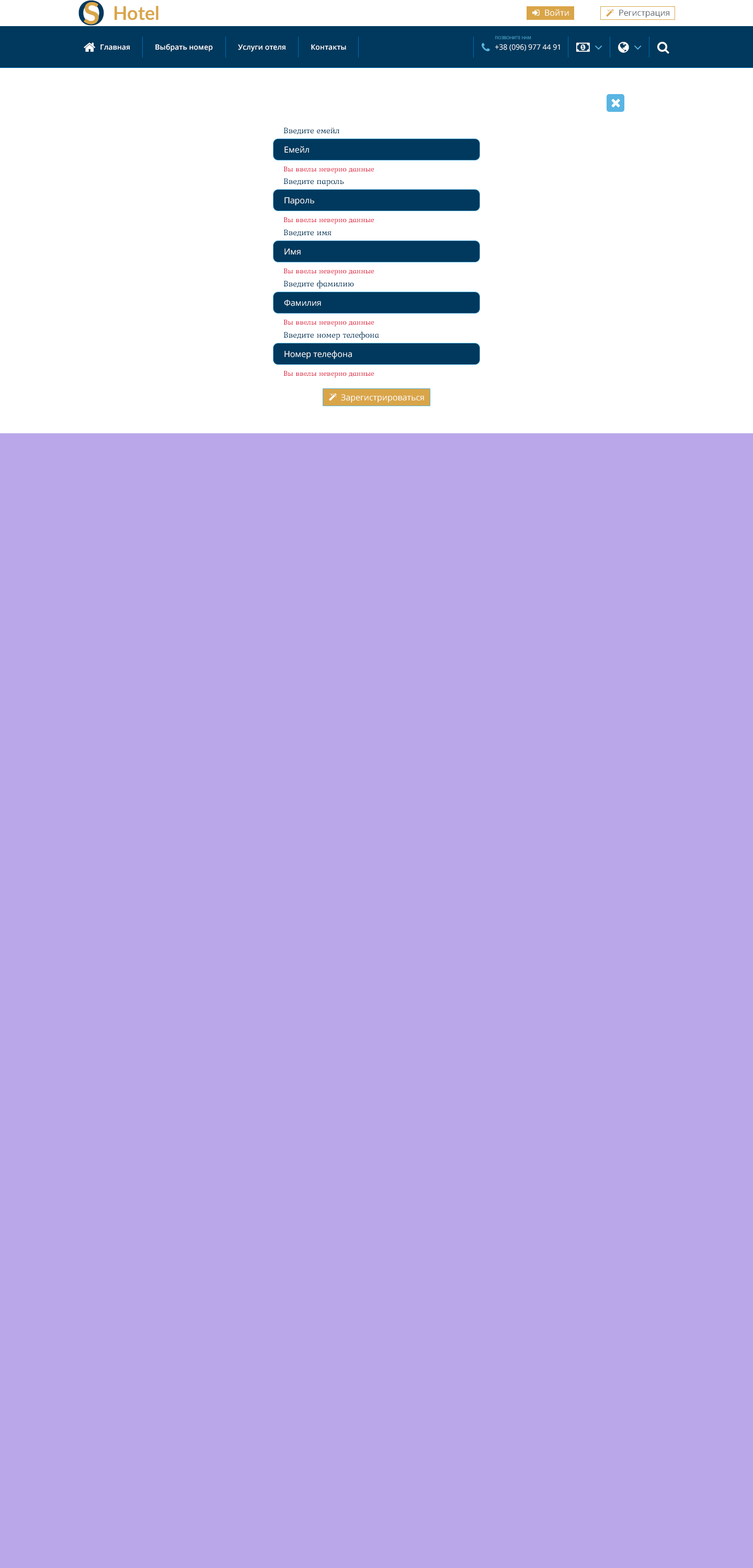
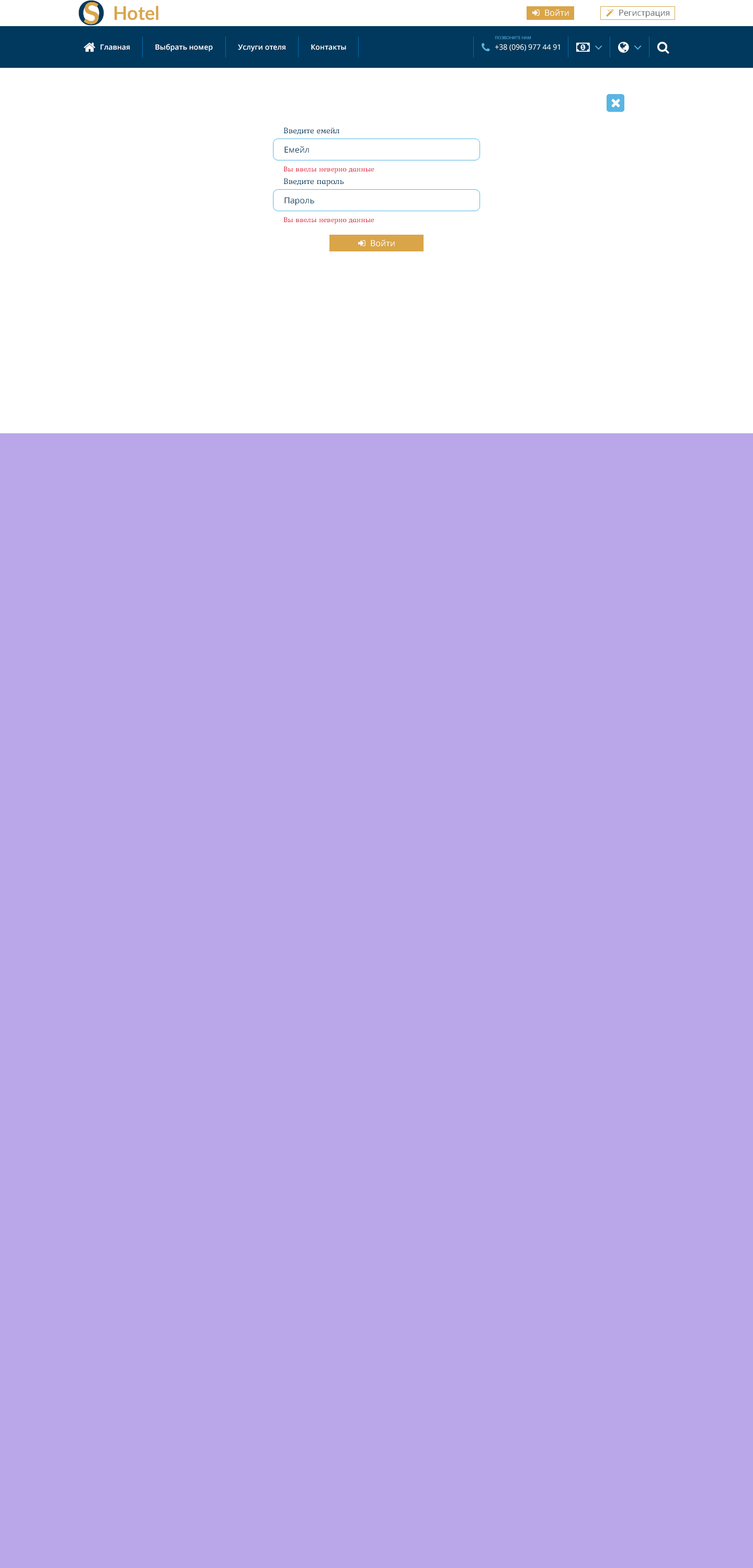
Two versions of the same layered image (753 × 1568). Layer-by-layer changes:
added group "login" with 19 layers in group "bl-1" over [272, 139, 480, 252]
added group "email top30" (1st of 2, in "bl-1" › "login") with 5 layers in group "login" over [273, 139, 480, 160]
added layer "Емейл" (1st of 3, in "bl-1" › "login" › "email top30") in group "email top30" over [284, 145, 309, 154]
added layer "396x42 r10 b1px in" (1st of 9, in "bl-1" › "login" › "email top30") in group "email top30" over [273, 139, 480, 160]
added group "pas top10" (1st of 3, in "bl-1" › "login") with 5 layers in group "login" over [273, 189, 480, 211]
added layer "Пароль" (1st of 3, in "bl-1" › "login" › "pas top10") in group "pas top10" over [284, 197, 315, 206]
added layer "396x42 r10 b1px in" (2nd of 9, in "bl-1" › "login" › "pas top10") in group "pas top10" over [273, 189, 480, 211]
added group "submit top20" (1st of 3, in "bl-1" › "login") with 3 layers in group "login" over [329, 234, 424, 252]
added layer "180x32" in group "submit top20" over [329, 234, 424, 252]
hid group "registration" (37 layers) over [272, 139, 480, 406]
painted on "396x42 r10 b1px in" (5th of 9, in "bl-1" › "registration" › "mail top30") over [273, 139, 480, 160]
painted on "Пароль" (3rd of 3, in "bl-1" › "registration" › "pas top10") over [284, 197, 315, 206]
painted on "396x42 r10 b1px in" (6th of 9, in "bl-1" › "registration" › "pas top10") over [273, 189, 480, 211]
painted on "396x42 r10 b1px in" (7th of 9, in "bl-1" › "registration" › "name top10") over [272, 240, 480, 263]
painted on "Фамилия" over [283, 299, 321, 307]
painted on "396x42 r10 b1px in" (8th of 9, in "bl-1" › "registration" › "l_name top10") over [272, 291, 480, 314]
painted on "Номер телефона" over [284, 350, 352, 360]
painted on "396x42 r10 b1px in" (9th of 9, in "bl-1" › "registration" › "tell top10") over [272, 342, 480, 365]
…and 4 more changes (2 added, 2 painted)
